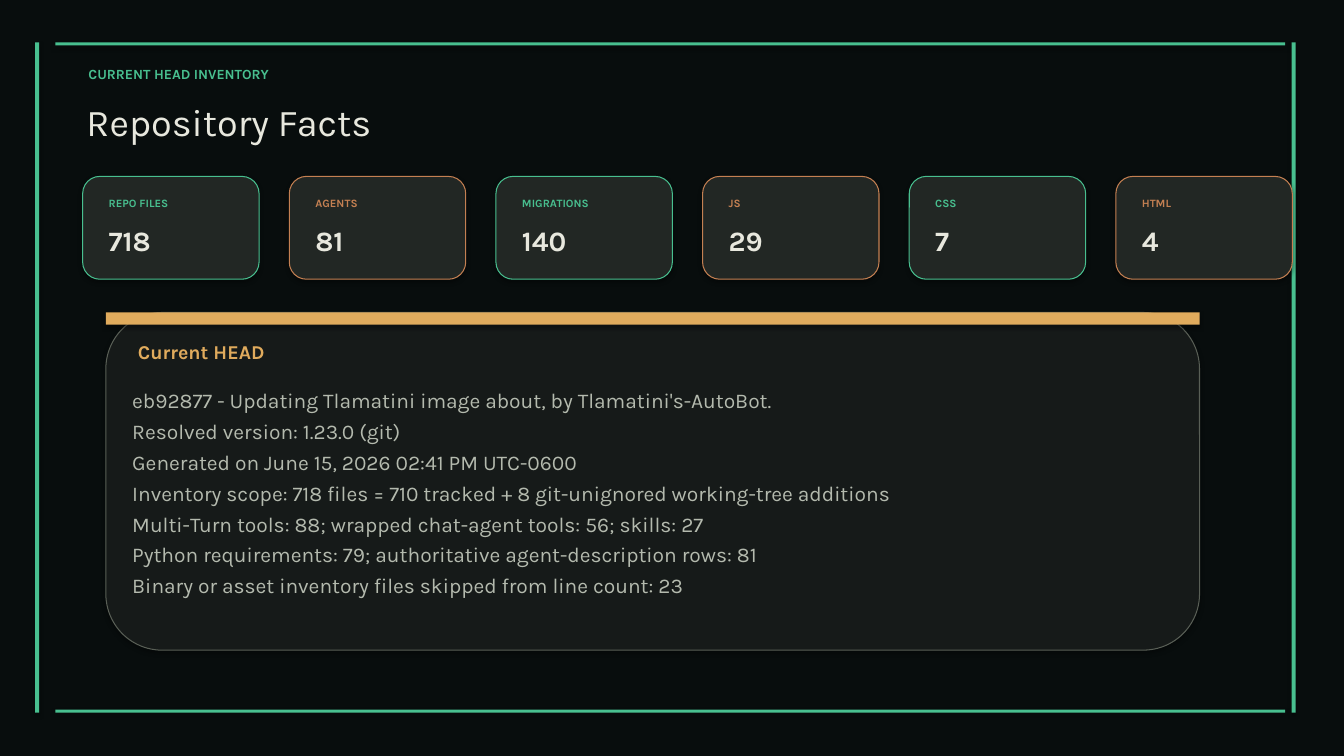
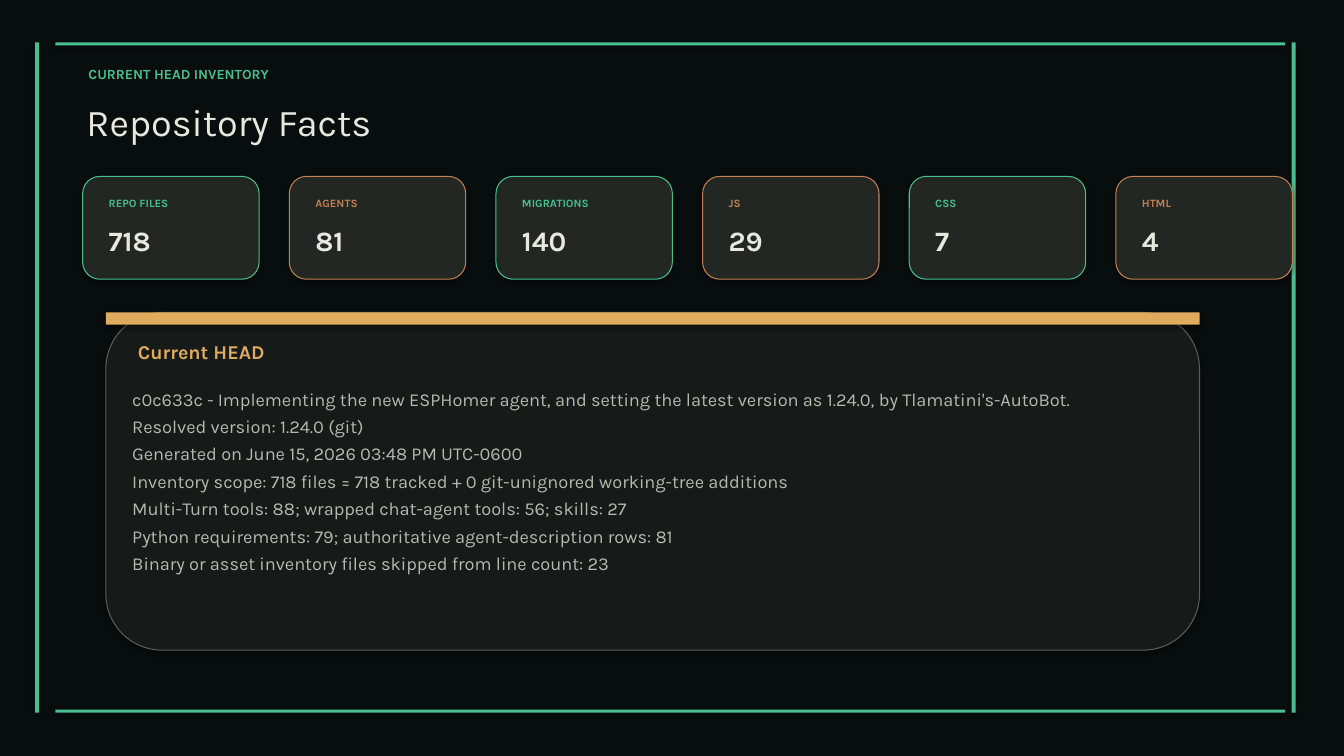
Before and after one commit to XAIHT/Tlamatini, a slide deck: slide 61 of Tlamatini_eXtended_Artificial_Intelligence_Humanly_Tempered.pptx. Drawn at 1344x756 pixels with LibreOffice and Linux fonts; fonts in the diff are those of the drawing. Boxes give left, top, right and bottom in pixels: in the first picture for what was removed or moved away, otherwise in the second. Text is boxed around its words. In the diff, an @@ line names an element or a change of style, - is before the commit and + after.

Commit message:
Updating visual documentation and self-aware/self-modify document, to version 1.24.0, by Tlamatini's-AutoBot.

```diff
--- a/Tlamatini_eXtended_Artificial_Intelligence_Humanly_Tempered.pptx
+++ b/Tlamatini_eXtended_Artificial_Intelligence_Humanly_Tempered.pptx
@@ text at box(132, 393, 1069, 493): text changed; size 15 to 13 pt @@
-eb92877 - Updating Tlamatini image about, by Tlamatini's-AutoBot.
-Resolved version: 1.23.0 (git)
-Generated on June 15, 2026 02:41 PM UTC-0600
-Inventory scope: 718 files = 710 tracked + 8 git-unignored working-tree additions
+c0c633c - Implementing the new ESPHomer agent, and setting the latest version as 1.24.0, by Tlamatini's-AutoBot.
+Resolved version: 1.24.0 (git)
+Generated on June 15, 2026 03:48 PM UTC-0600
+Inventory scope: 718 files = 718 tracked + 0 git-unignored working-tree additions
@@ text at box(132, 502, 673, 575): size 15 to 13 pt in "Multi-Turn tools: 88; wrapped chat-agent tools: 56; ...", "Python requirements: 79; authoritative agent-description row ...", "Binary or asset inventory files skipped from ..." @@
```
Also in this commit, not shown: 17 other slides changed, 1 slide removed, 3 other files.
